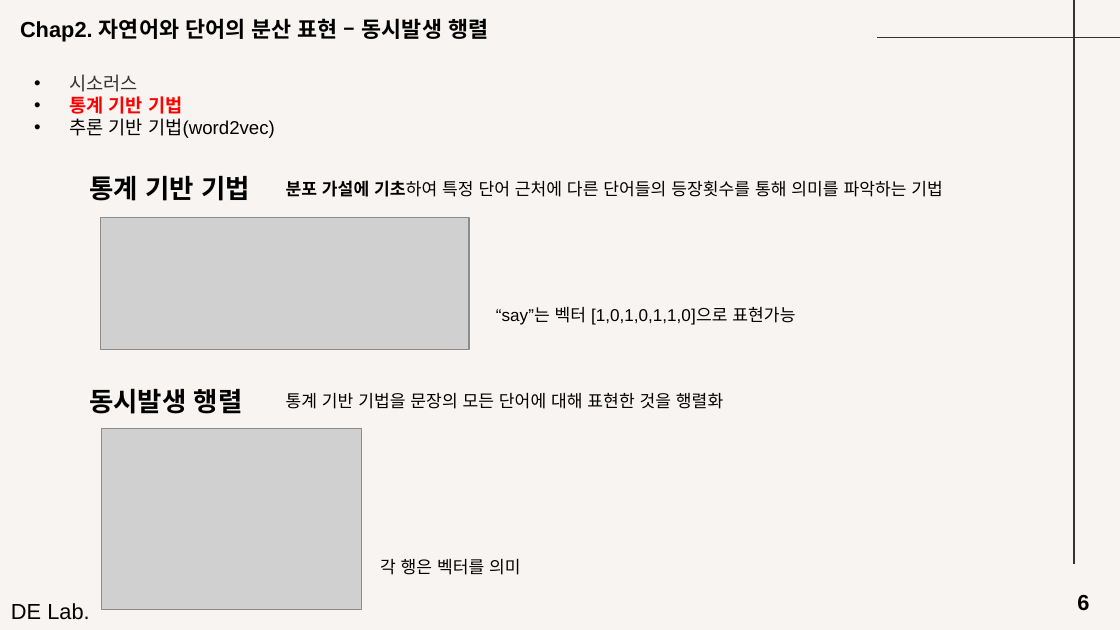
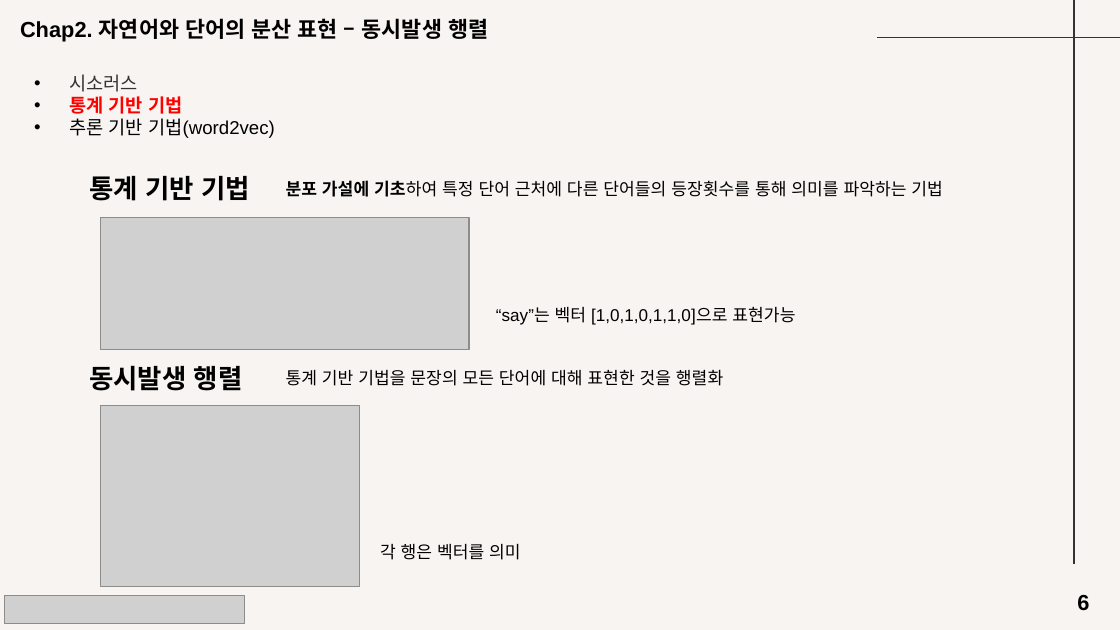
Before and after one commit to seungdeng/Deep-Learning-from-Scratch, a slide deck: slide 6 of study/발표자료/20250220_밑딥2_이승건_chap234발표자료.pptx. Drawn at 1120x630 pixels with LibreOffice and Linux fonts; fonts in the diff are those of the drawing; grey boxes stand for pictures. Boxes give left, top, right and bottom in pixels: in the first picture for what was removed or moved away, otherwise in the second. Text is boxed around its words. In the diff, an @@ line names an element or a change of style, - is before the commit and + after.

```diff
--- a/study/발표자료/20250220_밑딥2_이승건_chap234발표자료.pptx
+++ b/study/발표자료/20250220_밑딥2_이승건_chap234발표자료.pptx
@@ 2 texts, 1 picture: place and size @@
-2 texts, 1 picture at [89, 388, 723, 610]
+2 texts, 1 picture at [89, 365, 723, 587]
@@ text "각 행은 벡터를 의미": place and size @@
-text "각 행은 벡터를 의미" at [380, 559, 521, 575]
+text "각 행은 벡터를 의미" at [380, 544, 521, 560]
@@ picture added at [4, 596, 244, 624] @@
@@ text removed at [11, 603, 89, 620] @@
-DE Lab.
```
Also in this commit, not shown: 9 other slides changed.
